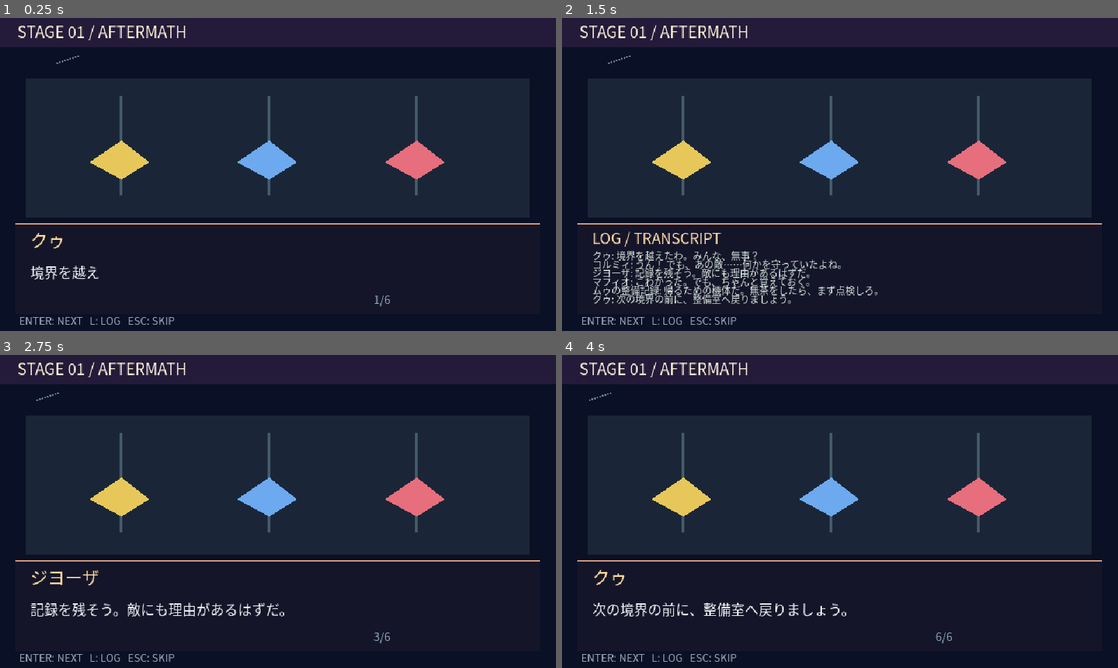
Above: before the commit, frames 1-4 (two rows, left to right).
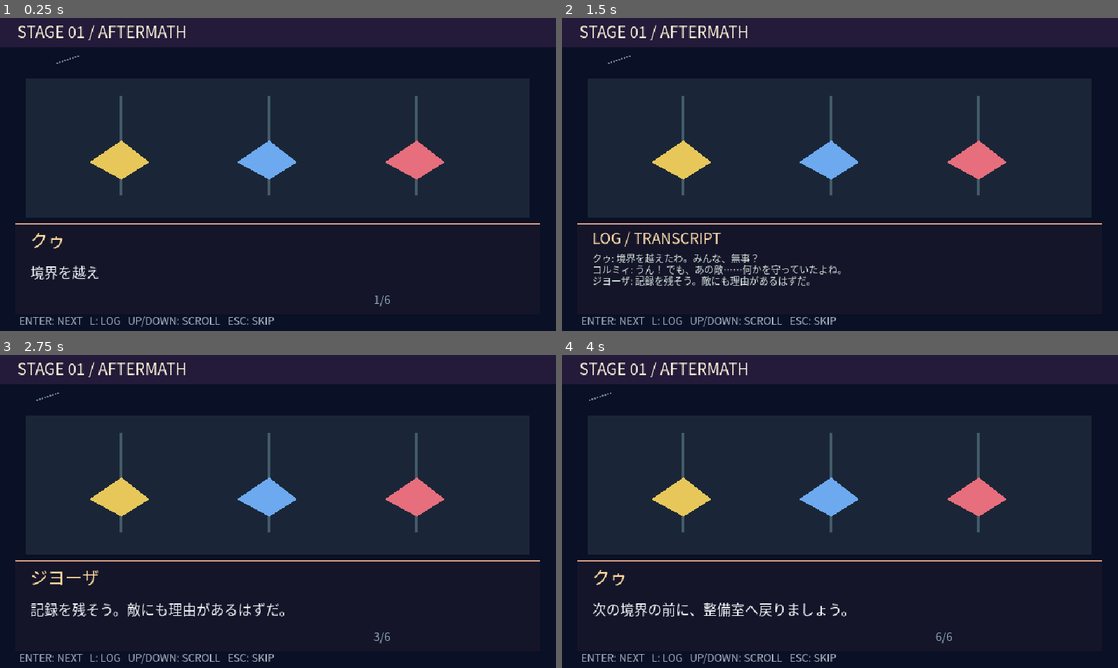
Above: after the commit, the same moments.

Repository: coshimagame/manjusyage
Game: Godot game, scene res://stage_interlude.tscn
The game is run twice, just before and just after one commit, with the same random seed, the same clock (stepped at 60 frames per second) and the same inputs. This scene is started directly instead of the project's main scene.
Inputs (mouse positions are in pixels of both pictures, inside the frame that each line leads up to):
- Up to frame 1 (0.25 s): no input
- Up to frame 2 (1.5 s): tap Enter at 0.5, 0.6 s; move the mouse to (962, 158) at 0.52 s; hold Right 0.53-1.28 s; click (962, 158) at 0.67 s; tap Space at 0.77, 1.07 s; tap L at 0.8, 1.35 s; move the mouse to (728, 190) at 1.27 s; hold Down from 1.28 s (still down)
- Up to frame 3 (2.75 s): tap Space at 1.52, 1.82 s; tap U at 1.55, 2.1 s; move the mouse to (333, 442) at 2.02 s; release Down at 2.03 s; hold Right from 2.03 s (still down); tap E at 2.3 s
- Up to frame 4 (4 s): move the mouse to (812, 574) at 2.77 s; release Right at 2.78 s; hold Up 2.78-3.53 s; tap E at 2.85 s; click (812, 574) at 2.92 s; tap Space at 3.02, 3.05, 3.32 s; move the mouse to (1006, 558) at 3.52 s; hold Left from 3.53 s (still down); hold Space from 3.53 s (still down); tap Enter at 3.8 s

The runs differ from the first frame. In frame 1, 0.3% of the frame differs, in the area x 23-50%, y 95-99%; in frame 2, 3.4%, in the area x 5-57%, y 74-99%; in frame 3, 0.3%; in frame 4, 0.3%.

Commit message:
Fix interlude dialogue log overflow with bounded paging and controller scrolling

Diff:
--- a/stage_interlude.gd
+++ b/stage_interlude.gd
@@ -12,6 +12,8 @@
 var line_index := 0
 var visible_chars := 0.0
 var history_open := false
+var log_scroll := 0
+const LOG_ROWS := 4
 var seconds := 0.0
 var font: Font
 var departing := false
@@ -32,10 +34,17 @@
 			_depart()
 		elif event.keycode == KEY_L:
 			history_open = not history_open
+			if history_open: log_scroll = maxi(0, line_index + 1 - LOG_ROWS)
+		elif history_open and event.keycode in [KEY_UP, KEY_W]:
+			log_scroll = maxi(0, log_scroll - 1)
+		elif history_open and event.keycode in [KEY_DOWN, KEY_S]:
+			log_scroll = mini(maxi(0, line_index + 1 - LOG_ROWS), log_scroll + 1)
 		elif event.keycode in [KEY_ENTER, KEY_SPACE, KEY_Z]:
 			_advance()
 	elif event is InputEventJoypadButton and event.pressed:
 		if event.button_index == JOY_BUTTON_START: _depart()
+		elif history_open and event.button_index == JOY_BUTTON_DPAD_UP: log_scroll = maxi(0, log_scroll - 1)
+		elif history_open and event.button_index == JOY_BUTTON_DPAD_DOWN: log_scroll = mini(maxi(0, line_index + 1 - LOG_ROWS), log_scroll + 1)
 		elif event.button_index == JOY_BUTTON_A: _advance()
 	elif event is InputEventMouseButton and event.pressed and event.button_index == MOUSE_BUTTON_LEFT:
 		_advance()
@@ -71,10 +80,13 @@
 	draw_rect(Rect2(18,236,604,2),Color("#dc9e83"))
 	if history_open:
 		draw_string(font,Vector2(35,260),"LOG / TRANSCRIPT",HORIZONTAL_ALIGNMENT_LEFT,-1,17,Color("#ffdcaa"))
-		for j in range(LINES.size()):
-			draw_string(font,Vector2(35,278+j*10),LINES[j][0]+": "+LINES[j][1],HORIZONTAL_ALIGNMENT_LEFT,560,11,Color("#d4e4dd"))
+		for row in range(LOG_ROWS):
+			var j := log_scroll + row
+			if j > line_index: break
+			var entry: String = LINES[j][0]+": "+LINES[j][1]
+			draw_string(font,Vector2(35,281+row*13),entry,HORIZONTAL_ALIGNMENT_LEFT,555,11,Color("#d4e4dd"))
 	else:
 		draw_string(font,Vector2(35,264),LINES[line_index][0],HORIZONTAL_ALIGNMENT_LEFT,-1,20,Color("#ffdb9d"))
 		draw_string(font,Vector2(35,299),LINES[line_index][1].substr(0,int(visible_chars)),HORIZONTAL_ALIGNMENT_LEFT,565,16,Color("#edf2f5"))
 		draw_string(font,Vector2(430,329),"%d/%d" % [line_index+1,LINES.size()],HORIZONTAL_ALIGNMENT_LEFT,-1,13,Color("#9ab4c9"))
-	draw_string(font,Vector2(22,353),"ENTER: NEXT   L: LOG   ESC: SKIP",HORIZONTAL_ALIGNMENT_LEFT,-1,12,Color("#aab5c6"))
+	draw_string(font,Vector2(22,353),"ENTER: NEXT   L: LOG   UP/DOWN: SCROLL   ESC: SKIP",HORIZONTAL_ALIGNMENT_LEFT,-1,12,Color("#aab5c6"))
